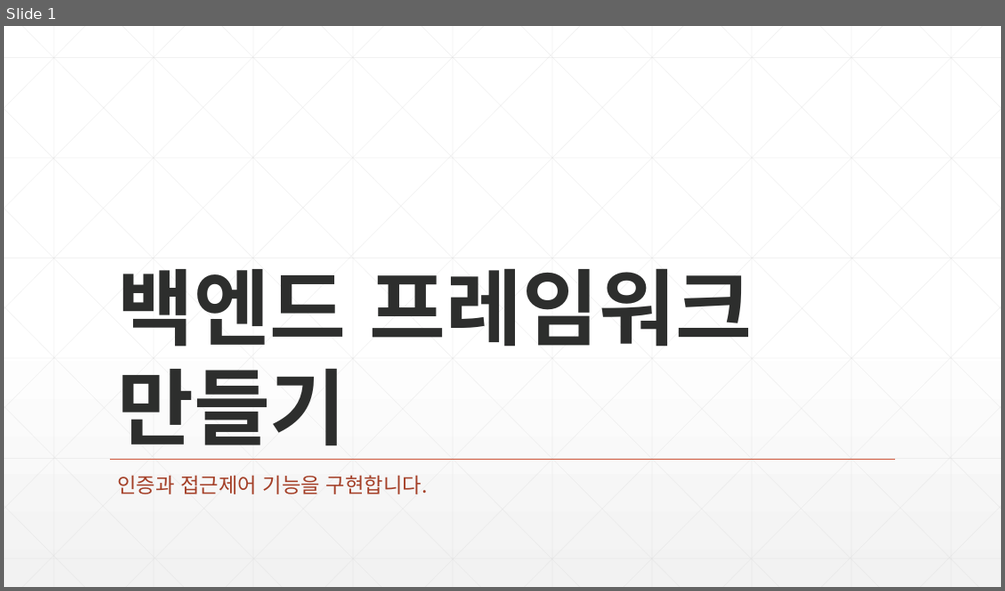
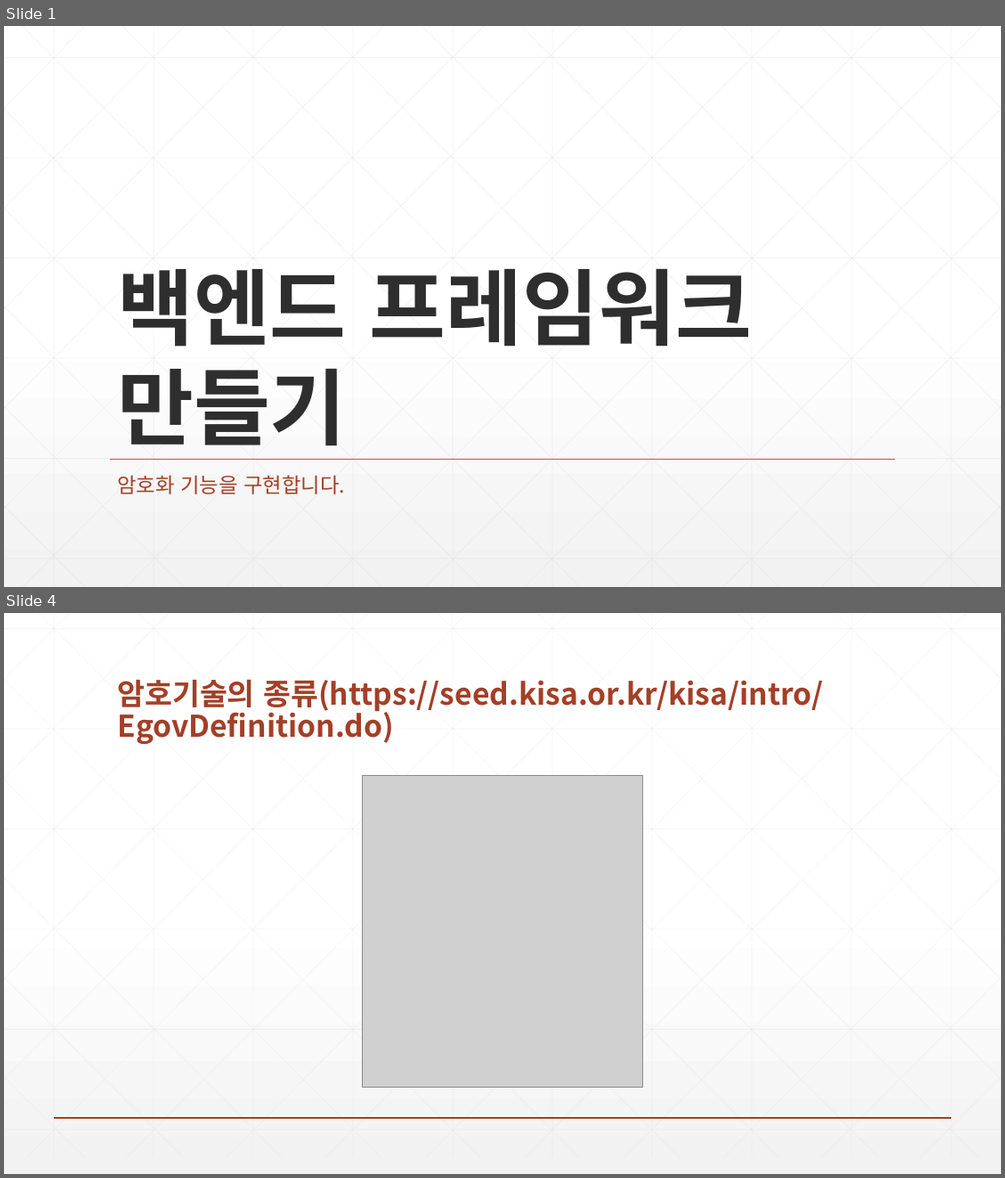
Before and after one commit to zeroshift01/code5, a slide deck: inflearn06/doc/교재.pptx. Shown one above the other, each under a label of ours: slide 1 before the commit, slides 1 and 4 after it; the slides between them are not shown. The pictures are 1005x591 and 1005x1178 pixels, drawn with LibreOffice and Linux fonts; fonts in the diff are those of the drawing; grey boxes stand for pictures. Boxes give left, top, right and bottom in pixels: in the first picture for what was removed or moved away, otherwise in the second. Text is boxed around its words. In the diff, an @@ line names an element or a change of style, - is before the commit and + after.

```diff
--- a/inflearn06/doc/교재.pptx
+++ b/inflearn06/doc/교재.pptx
@@ slide 4 added at [4,613,1001,1174], background gradient #FFFFFF to #F2F2F2 @@
@@ title added at [117,680,823,744], 28.8 pt, text #A43F27, bold @@
+암호기술의 종류(https://seed.kisa.or.kr/kisa/intro/EgovDefinition.do)
@@ picture added at [362,775,643,1087] @@
@@ group added at [4,613,1001,1159]: 46 lines @@
@@ line added from (54, 1118) to (952, 1118), #A43F27 1 pt @@
@@ slide 1 changed as well @@
@@ subtitle at [117,475,345,494]: text changed @@
-인증과 접근제어 기능을 구현합니다.
+암호화 기능을 구현합니다.
```
Also in this commit, not shown: 5 other slides added, 5 slides removed.
